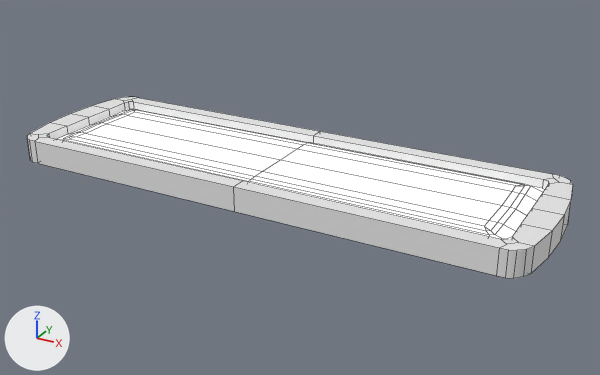
The FBX model Unity_Projects/BasisLevelBeta/Assets/Blender_Models/FBX bestanden/Ceiling_Lamp.fbx: old version first, new version second.
The view is the same before and after, from a camera (50 mm lens) standing at (1.85, -3.17, 1.51) and looking at (0.1, 0.01, -0.08). The axes (+X, +Y, +Z) are drawn at lower left. The lights are the same throughout. Mesh edges are drawn as thin lines. Where no turn or scale is listed for an object, it has been applied to the vertices.

Script lines for the objects in view, before the commit:
```python
mat_material = principled_material('Material')
mat_material.base_color = (0.8, 0.8, 0.8)  # white #e7e7e7
mat_material.roughness = 0.69
me_mesh = bpy.data.meshes.new('Mesh')
me_mesh.from_pydata(...)  # 174 vertices, 148 faces; spans x -1.32..1.32, y -0.41..0.41, z -0.06..0.06
# faces by material slot: [92, 56]
me_mesh.materials.append(mat_material)  # white #e7e7e7
me_mesh.materials.append(mat_material_001)  # white #ffffff
ob_cube = bpy.data.objects.new('Cube', me_mesh)
ob_cube.location = (0.0, 0.0, 0.0)
```
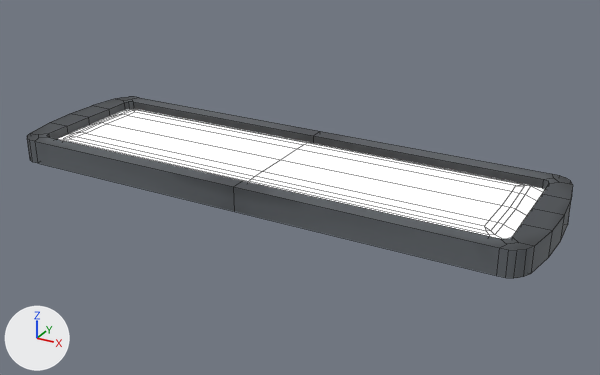
Changed parts and their boxes [x1, y1, x2, y2] in the pictures (600 x 375 px):
'Cube', surface changed (white to grey): [27, 97, 573, 278] in both

The edits, one by one:
Picture 'Ceiling_LIght_UV.png' (img_ceiling_light_uv_png) is new.
In material 'Material' (mat_material), base_color is no longer (0.8, 0.8, 0.8), white #e7e7e7.
In material 'Material' (mat_material), texture is now set to img_ceiling_light_uv_png.
